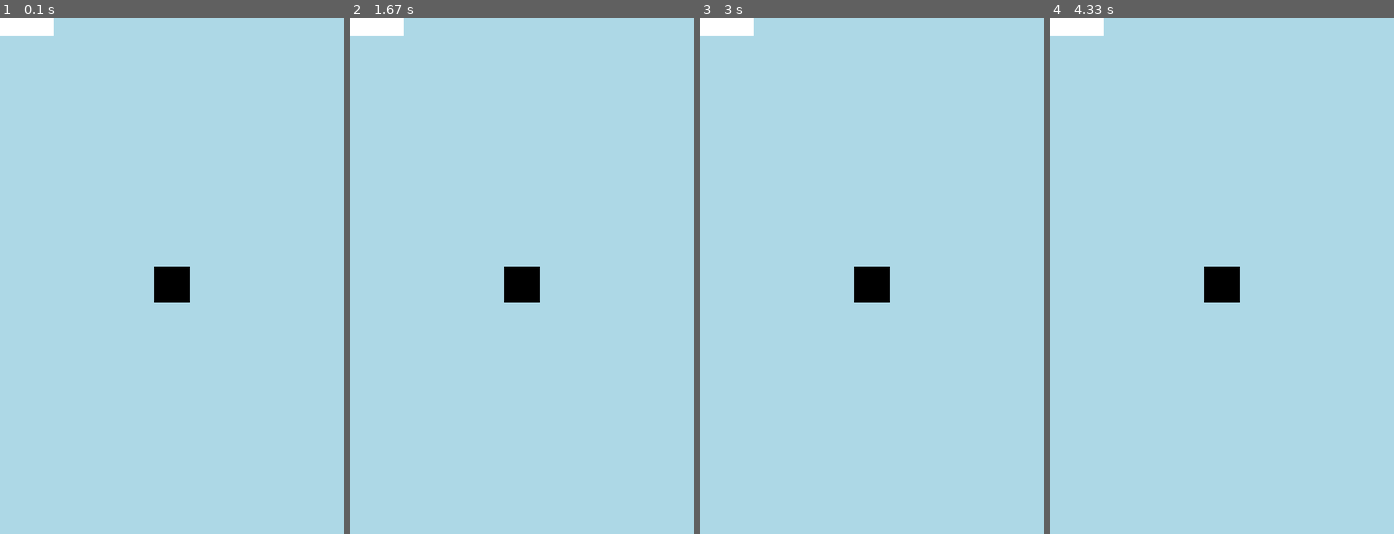
Above: before the commit, frames 1-4 (left to right).
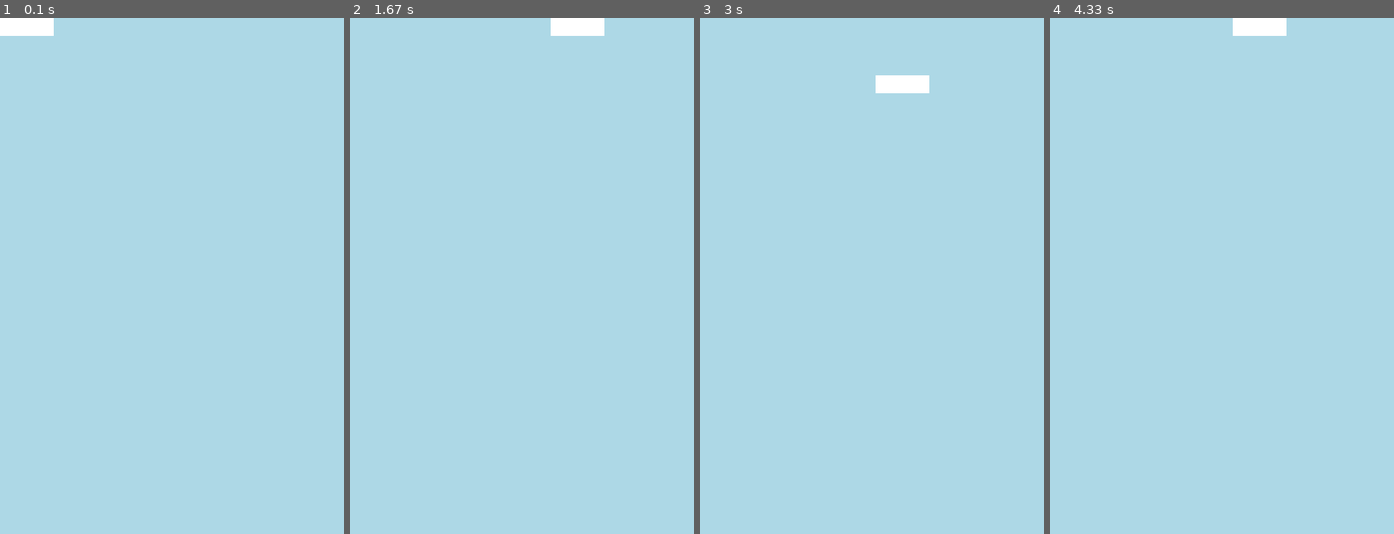
Above: after the commit, the same moments.

Repository: gcairns117/OnlineLearningProjects
Game: pygame game, started from OnlineLearningProjects/flappy.py
Same seed, same stepped clock (60 frames per second), same inputs: the game is played once before the commit and once after it.
Inputs:
- Up to frame 1 (0.1 s): no input
- Up to frame 2 (1.67 s): hold W 0.33-0.8 s; hold Right 0.33-0.8 s; hold Right 0.83-1.3 s
- Up to frame 3 (3 s): hold Right 1.67-2.13 s; hold A 2.17-2.7 s; hold Down from 2.73 s (still down)
- Up to frame 4 (4.33 s): release Down at 3.03 s; hold A 3.07-3.47 s; hold Up 3.5-3.87 s; hold D from 3.9 s (still down)

The runs differ from the first frame. In frame 1, 0.7% of the frame differs, in the area x 44-56%, y 48-56%; in frame 2, 1.8%, in the area x 0-74%, y 0-56%; in frame 3, 1.8%; in frame 4, 1.8%.

Commit message:
player sprite movement added & added logic for keeping player sprite within boundaries of screen

Diff:
--- a/OnlineLearningProjects/flappy.py
+++ b/OnlineLearningProjects/flappy.py
@@ -1,7 +1,6 @@
 """
 PyGame Documentation - https://www.pygame.org/docs/
 Icon attribution link  - <a href="https://www.flaticon.com/free-icons/bird" title="bird icons">Bird icons created by Freepik - Flaticon</a>
-PyGame Tutorial - https://www.youtube.com/watch?v=FfWpgLFMI7w&t=964s
 PyGame Primer Guide - https://realpython.com/pygame-a-primer/
 """
 
@@ -22,13 +21,13 @@
 # Inialise pygame modules - required at start of pygame file
 pygame.init()
 
-# Screen dimensions defined as constants
+# Screen dimensions defined as constant variables
 SCREEN_HEIGHT = 720
 SCREEN_WIDTH = 480
 
 # Creating the Screen / drawing the display window
 screen = pygame.display.set_mode((SCREEN_WIDTH,SCREEN_HEIGHT))            # screen size set with tuple, 720x480 pixels
-# Setting the Title and Icon
+# Setting the Screen Title and Icon
 pygame.display.set_caption("Flappy Imitation")
 icon = pygame.image.load("dove.png")                   # load in dove.png and assing it to 'icon'.
 pygame.display.set_icon(icon)
@@ -40,7 +39,29 @@
         self.surf = pygame.Surface((75, 25))
         self.surf.fill((255,255,255))
         self.rect = self.surf.get_rect()
-# Instantiate player
+
+    # Move the sprite based on user keypresses
+    def update(self, pressed_keys):
+        if pressed_keys[K_UP] or pressed_keys[pygame.K_w]:
+            self.rect.move_ip(0, -5)
+        if pressed_keys[K_DOWN] or pressed_keys[pygame.K_s]:
+            self.rect.move_ip(0, 5)
+        if pressed_keys[K_LEFT] or pressed_keys[pygame.K_a]:
+            self.rect.move_ip(-5, 0)
+        if pressed_keys[K_RIGHT] or pressed_keys[pygame.K_d]:
+            self.rect.move_ip(5, 0)
+
+    # Keep player on screen
+        if self.rect.left < 0:
+            self.rect.left = 0
+        if self.rect.right > SCREEN_WIDTH:
+            self.rect.right = SCREEN_WIDTH
+        if self.rect.top <= 0:
+            self.rect.top = 0
+        if self.rect.bottom >= SCREEN_HEIGHT:
+            self.rect.bottom = SCREEN_HEIGHT
+
+# Instantiate player object
 player = Player()
 
 # Game Loop
@@ -59,20 +80,16 @@
             if event.key == K_ESCAPE:
                 running = False
 
-    # Fill the background with light blue for sky
+    # Get the set of keys pressed and check for user input
+    pressed_keys = pygame.key.get_pressed()
+    # Update the player sprite location based on user keypresses
+    player.update(pressed_keys)
+
+    # Fill the background with light blue to replicate the sky
     screen.fill((173, 216, 230))                        # takes tuple rgb colour value
 
-    # Create a Surface, pass a tuple containing length and width
-    surf = pygame.Surface((50,50))
-    # Give surface colour
-    surf.fill((0,0,0))
-    rect = surf.get_rect()
-
-    # Draw surface onto the screen
-    # Placed at centre by subtracting width & height of surf from size of screen and then dividing by 2
-    # Required to find centre as blit() places top left corner of surf at location given
+    # blit() places top left corner of surface or at location given
     screen.blit(player.surf, player.rect)
-    screen.blit(surf, ((SCREEN_WIDTH - surf.get_width())/2,(SCREEN_HEIGHT - player.surf.get_height())/2))
 
     # Flip the display - updates entire screen with everything that has been drawn since last flip
     pygame.display.flip()
